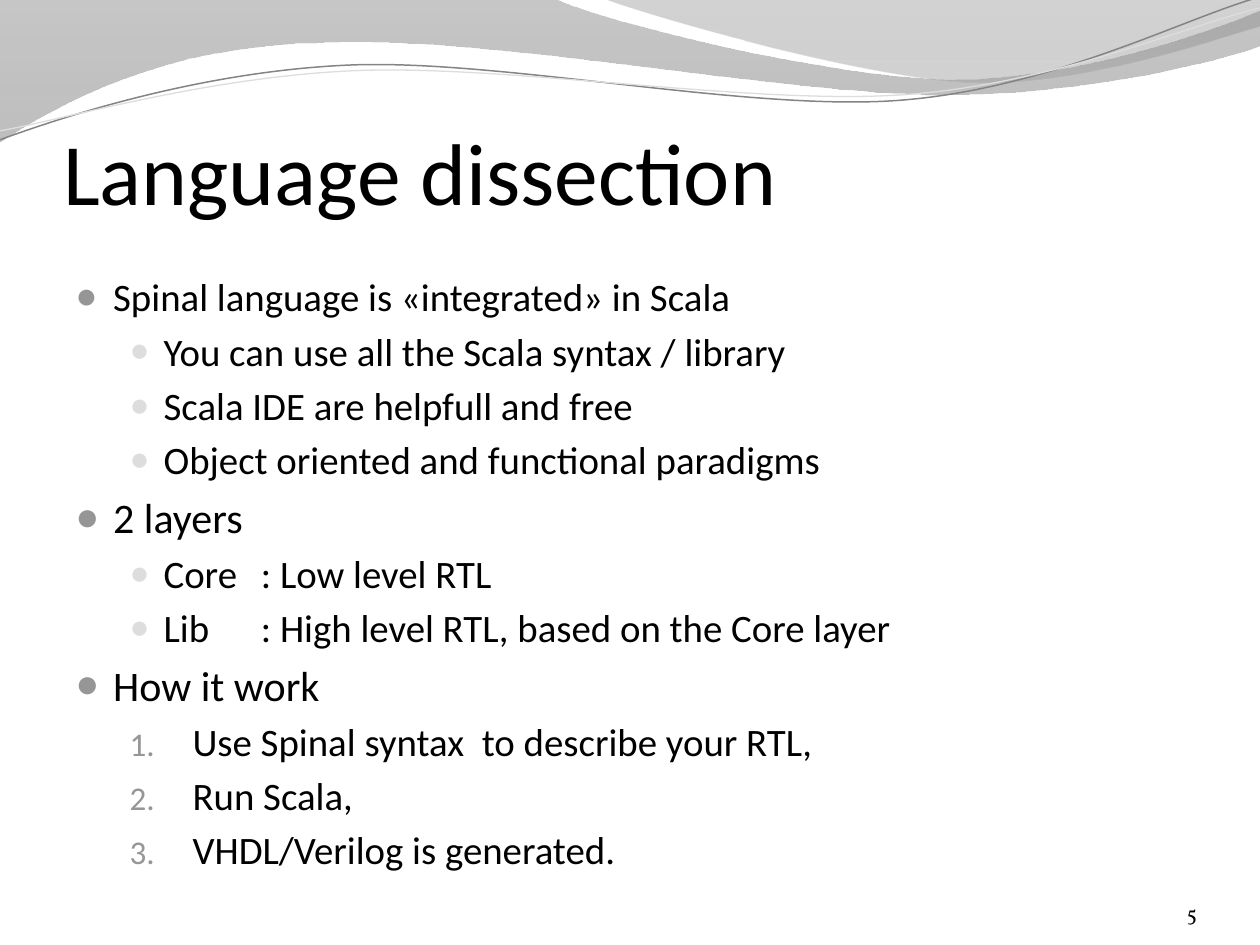
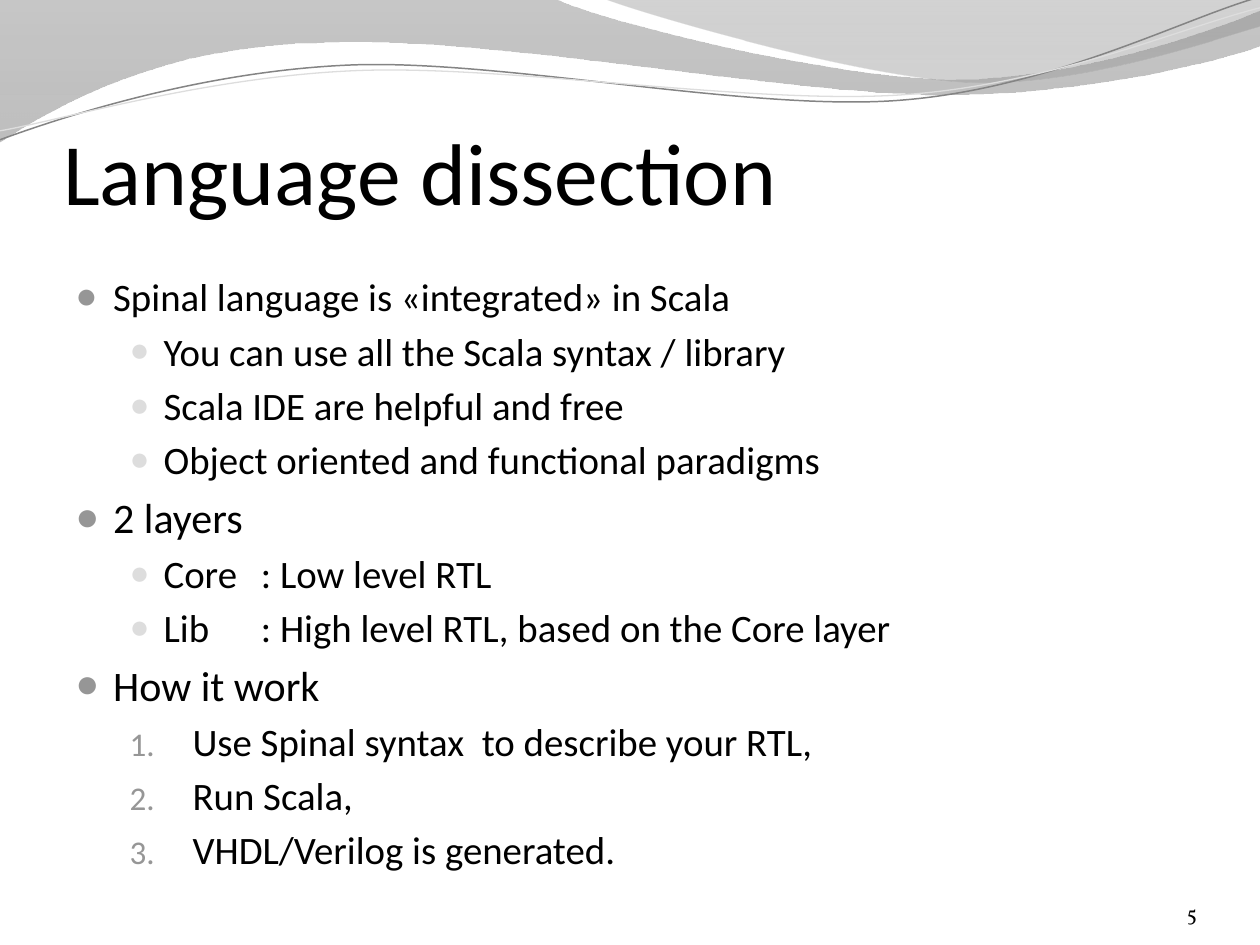
Before and after one commit to SpinalHDL/SpinalDoc, a slide deck: slide 5 of presentation/en/presentation.pptx. Drawn at 1260x945 pixels with LibreOffice and Linux fonts; fonts in the diff are those of the drawing; background and template pictures are left out. Boxes give left, top, right and bottom in pixels: in the first picture for what was removed or moved away, otherwise in the second. Text is boxed around its words. In the diff, an @@ line names an element or a change of style, - is before the commit and + after.

```diff
--- a/presentation/en/presentation.pptx
+++ b/presentation/en/presentation.pptx
@@ text at [164,393,624,427]: text changed @@
-  ● Scala IDE are helpfull and free
+  ● Scala IDE are helpful and free
```
Also in this commit, not shown: 4 slides added, 6 slides removed, 2 other files.
